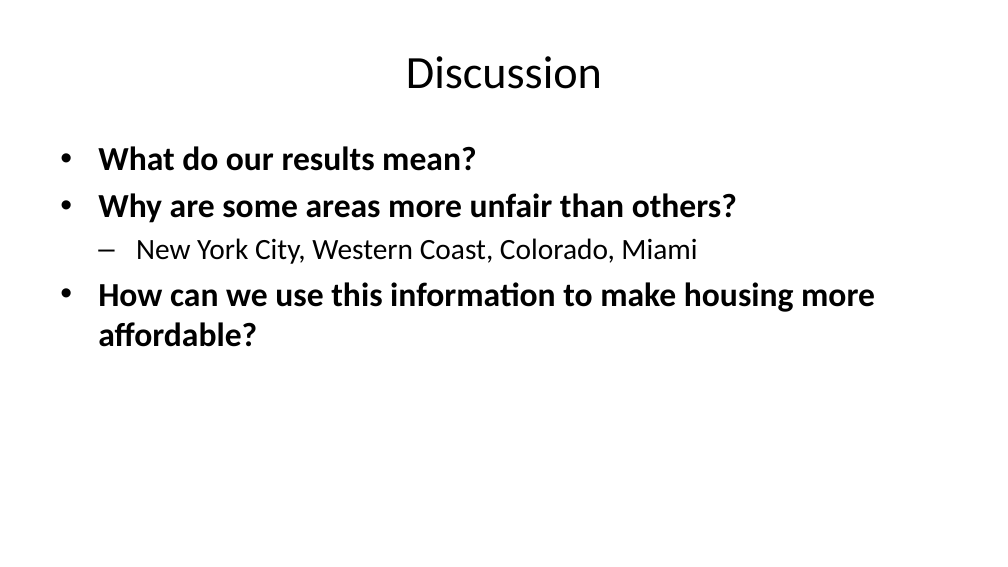
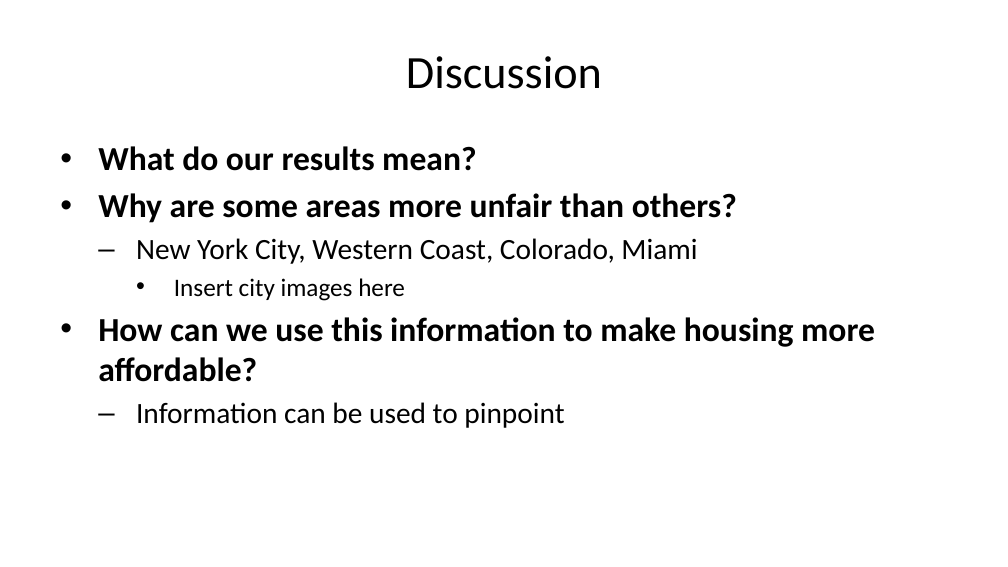
Before and after one commit to dylpickle123780/STAT489_Research_Project, a slide deck: slide 7 of presentation/final-presentation.pptx (slide 5 before the commit). Drawn at 1008x567 pixels with LibreOffice and Linux fonts; fonts in the diff are those of the drawing. Boxes give left, top, right and bottom in pixels: in the first picture for what was removed or moved away, otherwise in the second. Text is boxed around its words. In the diff, an @@ line names an element or a change of style, - is before the commit and + after.

Commit message:
update image locations

```diff
--- a/presentation/final-presentation.pptx
+++ b/presentation/final-presentation.pptx
@@ text at (x1=174, y1=278, x2=405, y2=301): paragraph added @@
+    • Insert city images here
@@ text at (x1=136, y1=402, x2=564, y2=428): paragraph added @@
+  – Information can be used to pinpoint
```
Also in this commit, not shown: 3 other slides changed, 2 slides added.
